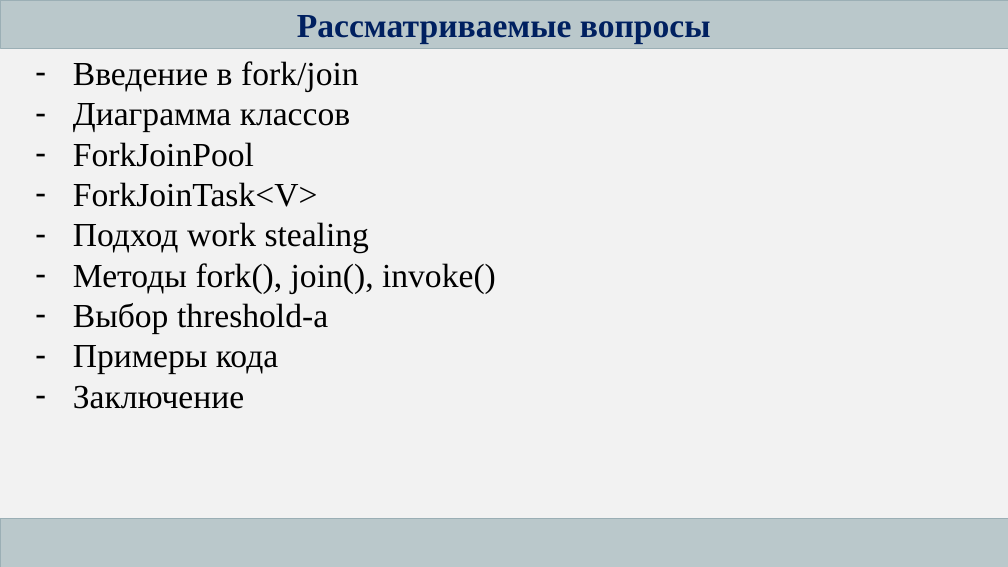
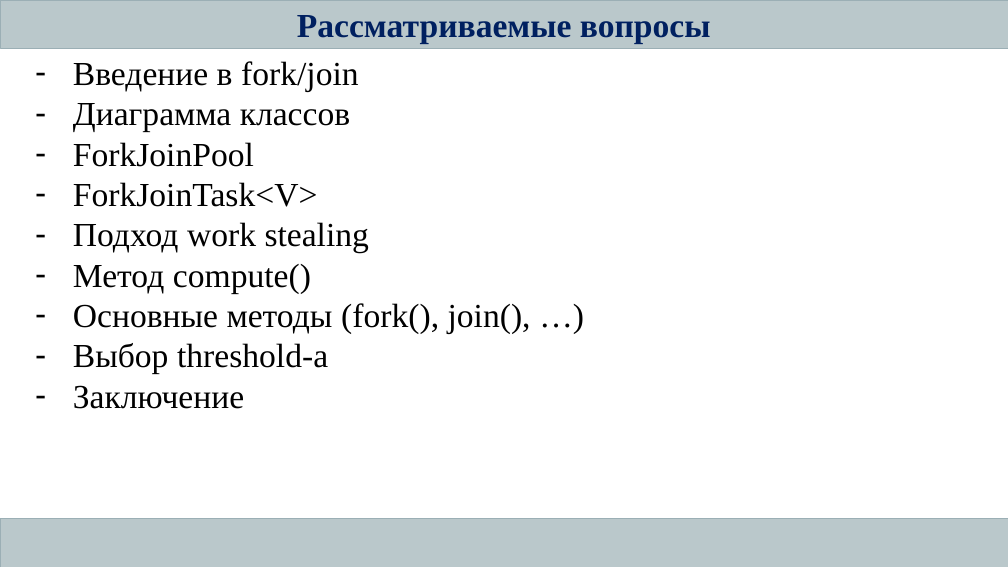
Before and after one commit to AleksandrShatov/IT-Academy_HomeWork, a slide deck: slide 2 of resources/Presentation_Fork-Join.pptx. Drawn at 1008x567 pixels with LibreOffice and Linux fonts; fonts in the diff are those of the drawing. Boxes give left, top, right and bottom in pixels: in the first picture for what was removed or moved away, otherwise in the second. Text is boxed around its words. In the diff, an @@ line names an element or a change of style, - is before the commit and + after.

Commit message:
Presentation 'Fork-Join' - 3d commit

```diff
--- a/resources/Presentation_Fork-Join.pptx
+++ b/resources/Presentation_Fork-Join.pptx
@@ background #F2F2F2 to #FFFFFF @@
@@ text at (73,264,531,334): text changed @@
-– Методы fork(), join(), invoke()
+– Метод compute()
+– Основные методы (fork(), join(), …)
@@ text at (73,345,278,374): paragraph removed @@
-– Примеры кода
```
Also in this commit, not shown: 7 other slides changed, 3 slides added, 1 slide removed, 4 other files.
